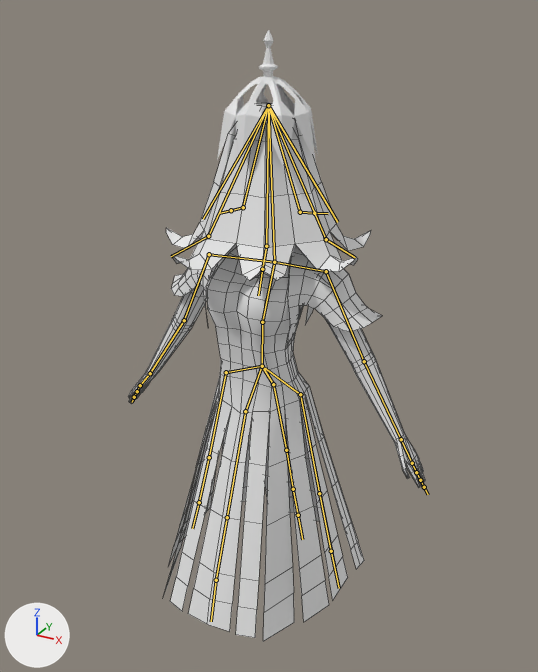
The FBX model Assets/Models 3D/Character animation/Campana sin voz rig.fbx, before and after one commit.
Camera for both pictures: a camera (50 mm lens) standing at (2.29, -4.13, 2.27) and looking at (0.07, -0.09, 0.25). Every picture has the same lights, and +X, +Y and +Z are marked at lower left. The picture after the commit comes second. The bones that change, and the others that lie on the model, are drawn over the model as lines. Mesh edges are drawn as thin lines on the coarser meshes.

In view in the first picture: 'Body', 'Body.001', 'Crown', 'Head'.
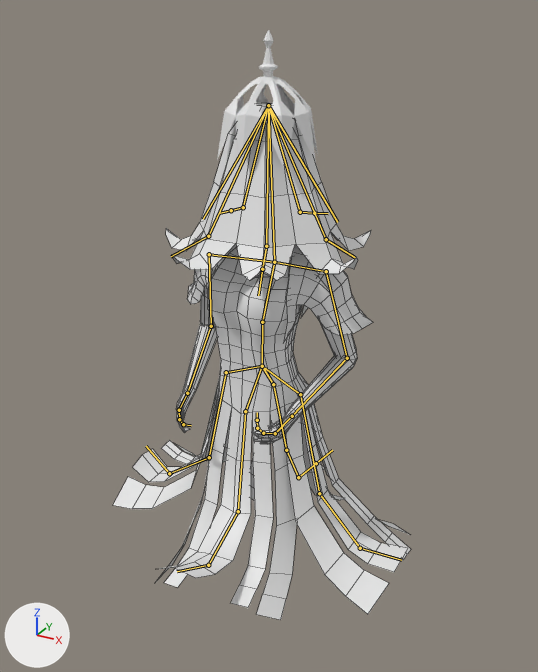
The newer file adds an action. The first version stands in its rest pose; the second is drawn at frame 2 of the action 'Scene'.

The change, as a list of edits to the scene's bpy script:
```text
Change bone_bone_005:
    where bone_bone_005 = bpy.data.objects['Armature'].pose.bones['Bone.005']  # child of 'Bone.003'
    bone_bone_005.rotation_quaternion: (1.0, 0.0, 0.0, 0.0) -> (0.989, -0.11, 0.033, -0.09)  # degrees (0, 0, 0) -> degrees (-13, 3, -11)
Change bone_bone_008:
    where bone_bone_008 = bpy.data.objects['Armature'].pose.bones['Bone.008']  # child of 'Bone.005'
    bone_bone_008.rotation_quaternion: (1.0, 0.0, 0.0, 0.0) -> (0.798, 0.38, -0.072, -0.462)  # degrees (0, 0, 0) -> degrees (44, 14, -55)
Change bone_bone_041:
    where bone_bone_041 = bpy.data.objects['Armature'].pose.bones['Bone.041']  # child of 'Bone.010'
    bone_bone_041.rotation_quaternion: (1.0, 0.0, 0.0, 0.0) -> (0.907, -0.068, -0.019, -0.415)  # degrees (0, 0, 0) -> degrees (-6, -5, -49)
Change bone_bone_042:
    where bone_bone_042 = bpy.data.objects['Armature'].pose.bones['Bone.042']  # child of 'Bone.041'
    bone_bone_042.rotation_quaternion: (1.0, 0.0, 0.0, 0.0) -> (0.912, -0.136, 0.155, -0.355)  # degrees (0, 0, 0) -> degrees (-21, 11, -45)
Change bone_bone_006:
    where bone_bone_006 = bpy.data.objects['Armature'].pose.bones['Bone.006']  # child of 'Bone.004'
    bone_bone_006.rotation_quaternion: (1.0, 0.0, 0.0, 0.0) -> (0.986, -0.111, -0.039, 0.117)  # degrees (0, 0, 0) -> degrees (-13, -3, 14)
Change bone_bone_007:
    where bone_bone_007 = bpy.data.objects['Armature'].pose.bones['Bone.007']  # child of 'Bone.006'
    bone_bone_007.rotation_quaternion: (1.0, 0.0, 0.0, 0.0) -> (0.819, 0.503, -0.088, 0.264)  # degrees (0, 0, 0) -> degrees (58, -24, 22)
Change bone_bone_044:
    where bone_bone_044 = bpy.data.objects['Armature'].pose.bones['Bone.044']  # child of 'Bone.009'
    bone_bone_044.rotation_quaternion: (1.0, 0.0, 0.0, 0.0) -> (0.987, -0.054, 0.045, 0.144)  # degrees (0, 0, 0) -> degrees (-5, 6, 16)
Change bone_bone_045:
    where bone_bone_045 = bpy.data.objects['Armature'].pose.bones['Bone.045']  # child of 'Bone.044'
    bone_bone_045.rotation_quaternion: (1.0, 0.0, 0.0, 0.0) -> (0.964, -0.087, 0.075, 0.241)  # degrees (0, 0, 0) -> degrees (-8, 11, 27)
Change bone_bone_046:
    where bone_bone_046 = bpy.data.objects['Armature'].pose.bones['Bone.046']  # child of 'Bone.045'
    bone_bone_046.rotation_quaternion: (1.0, 0.0, 0.0, 0.0) -> (0.961, -0.091, 0.054, 0.256)  # degrees (0, 0, 0) -> degrees (-9, 9, 29)
Change bone_bone_015:
    where bone_bone_015 = bpy.data.objects['Armature'].pose.bones['Bone.015']  # child of 'Bone.011'
    bone_bone_015.rotation_quaternion: (1.0, 0.0, 0.0, 0.0) -> (0.996, -0.09, -0.025, 0.008)  # degrees (0, 0, 0) -> degrees (-10, -3, 1)
Change bone_bone_019:
    where bone_bone_019 = bpy.data.objects['Armature'].pose.bones['Bone.019']  # child of 'Bone.015'
    bone_bone_019.rotation_quaternion: (1.0, 0.0, 0.0, 0.0) -> (0.856, 0.512, 0.058, 0.037)  # degrees (0, 0, 0) -> degrees (62, 3, 7)
Change bone_bone_023:
    where bone_bone_023 = bpy.data.objects['Armature'].pose.bones['Bone.023']  # child of 'Bone.019'
    bone_bone_023.rotation_quaternion: (1.0, 0.0, 0.0, 0.0) -> (0.906, 0.417, 0.053, -0.054)  # degrees (0, 0, 0) -> degrees (49, 8, -3)
Change bone_bone_020:
    where bone_bone_020 = bpy.data.objects['Armature'].pose.bones['Bone.020']  # child of 'Bone.016'
    bone_bone_020.rotation_quaternion: (1.0, 0.0, 0.0, 0.0) -> (0.993, 0.12, -0.003, 0.001)  # degrees (0, 0, 0) -> degrees (14, 0, 0)
Change bone_bone_024:
    where bone_bone_024 = bpy.data.objects['Armature'].pose.bones['Bone.024']  # child of 'Bone.020'
    bone_bone_024.rotation_quaternion: (1.0, 0.0, 0.0, 0.0) -> (0.894, 0.447, 0.011, 0.003)  # degrees (0, 0, 0) -> degrees (53, 1, 1)
Change bone_bone_021:
    where bone_bone_021 = bpy.data.objects['Armature'].pose.bones['Bone.021']  # child of 'Bone.017'
    bone_bone_021.rotation_quaternion: (1.0, 0.0, 0.0, 0.0) -> (0.939, 0.343, 0.005, 0.012)  # degrees (0, 0, 0) -> degrees (40, 0, 1)
Change bone_bone_025:
    where bone_bone_025 = bpy.data.objects['Armature'].pose.bones['Bone.025']  # child of 'Bone.021'
    bone_bone_025.rotation_quaternion: (1.0, 0.0, 0.0, 0.0) -> (0.786, 0.618, -0.002, 0.022)  # degrees (0, 0, 0) -> degrees (76, -2, 2)
Change bone_bone_022:
    where bone_bone_022 = bpy.data.objects['Armature'].pose.bones['Bone.022']  # child of 'Bone.018'
    bone_bone_022.rotation_quaternion: (1.0, 0.0, 0.0, 0.0) -> (0.967, 0.256, -0.005, 0.011)  # degrees (0, 0, 0) -> degrees (30, -1, 1)
Change bone_bone_026:
    where bone_bone_026 = bpy.data.objects['Armature'].pose.bones['Bone.026']  # child of 'Bone.022'
    bone_bone_026.rotation_quaternion: (1.0, 0.0, 0.0, 0.0) -> (0.904, 0.426, 0.022, 0.016)  # degrees (0, 0, 0) -> degrees (50, 1, 3)
```

Boxes [x1, y1, x2, y2] around the edits, measured in the pictures (538 x 672 px):
'Body', posed: before [128, 244, 426, 641]; after [113, 244, 411, 620]
'Head', posed: [166, 103, 371, 281] in both
'Body.001', posed (12% narrower): before [171, 244, 382, 345]; after [187, 245, 373, 343]
bone 'Bone.005', root to tip: before (326, 271) to (364, 361); after (326, 271) to (347, 358)
bone 'Bone.008', root to tip: before (364, 361) to (401, 439); after (347, 358) to (292, 416)
bone 'Bone.041', root to tip: before (412, 463) to (416, 472); after (275, 433) to (263, 433)
bone 'Bone.042', root to tip: before (416, 472) to (420, 480); after (263, 433) to (257, 428)
bone 'Bone.006', root to tip: before (209, 254) to (184, 320); after (209, 254) to (211, 326)
bone 'Bone.007', root to tip: before (184, 320) to (150, 373); after (211, 326) to (187, 393)
bone 'Bone.044', root to tip: before (140, 385) to (137, 391); after (179, 410) to (179, 419)
bone 'Bone.045', root to tip: before (137, 391) to (134, 397); after (179, 419) to (183, 424)
bone 'Bone.046', root to tip: before (134, 397) to (132, 402); after (183, 424) to (191, 425)
bone 'Bone.015', root to tip: before (245, 411) to (227, 517); after (245, 411) to (238, 511)
bone 'Bone.019', root to tip: before (227, 517) to (216, 580); after (238, 511) to (208, 565)
bone 'Bone.023', root to tip: before (216, 580) to (211, 621); after (208, 565) to (177, 571)
bone 'Bone.020', root to tip: before (286, 450) to (293, 489); after (286, 450) to (298, 477)
bone 'Bone.024', root to tip: before (293, 489) to (298, 515); after (298, 477) to (316, 463)
bone 'Bone.021', root to tip: before (209, 457) to (199, 502); after (209, 457) to (169, 473)
bone 'Bone.025', root to tip: before (199, 502) to (192, 528); after (169, 473) to (146, 446)
bone 'Bone.022', root to tip: before (319, 493) to (331, 551); after (319, 493) to (360, 548)
bone 'Bone.026', root to tip: before (331, 551) to (339, 588); after (360, 548) to (401, 560)
